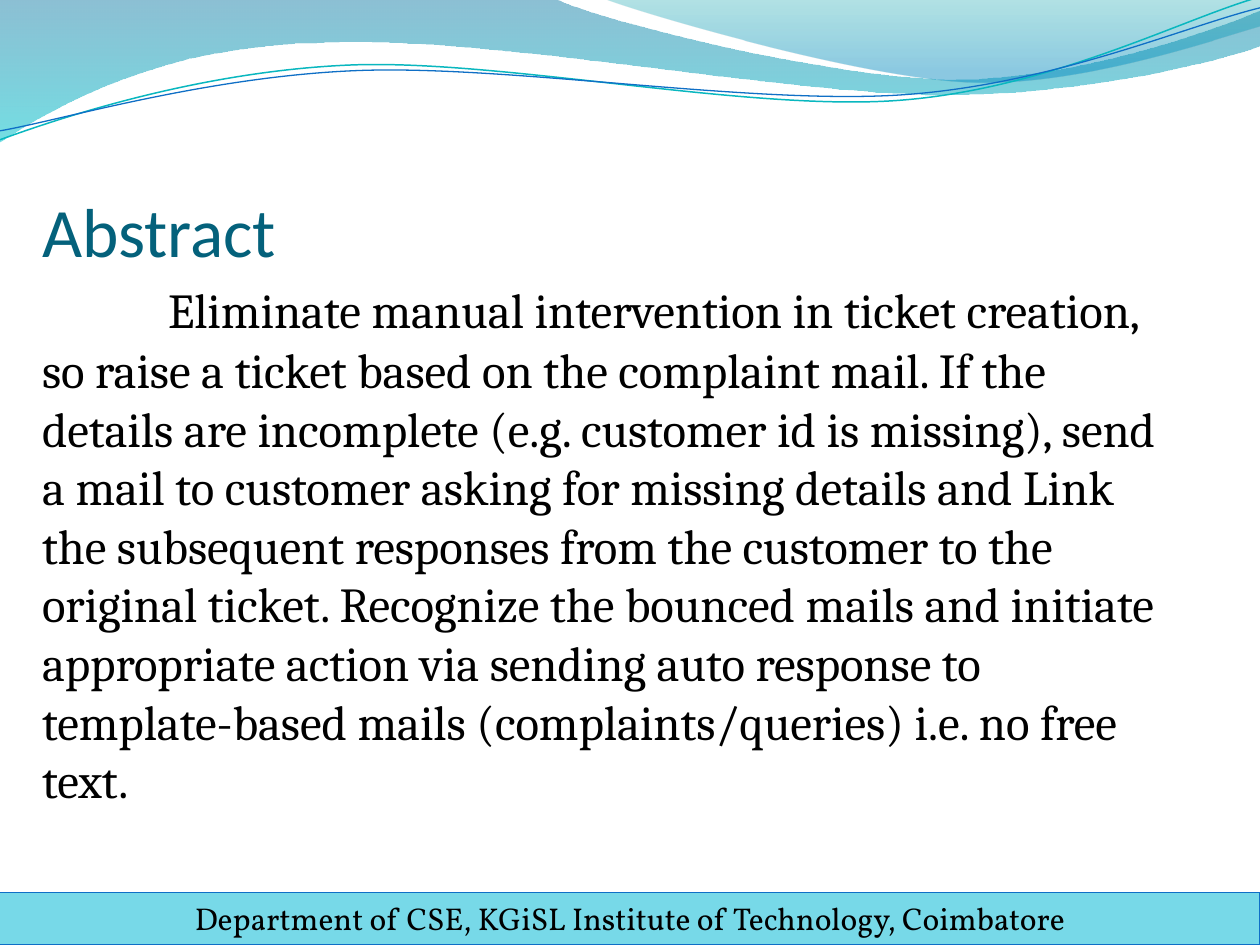
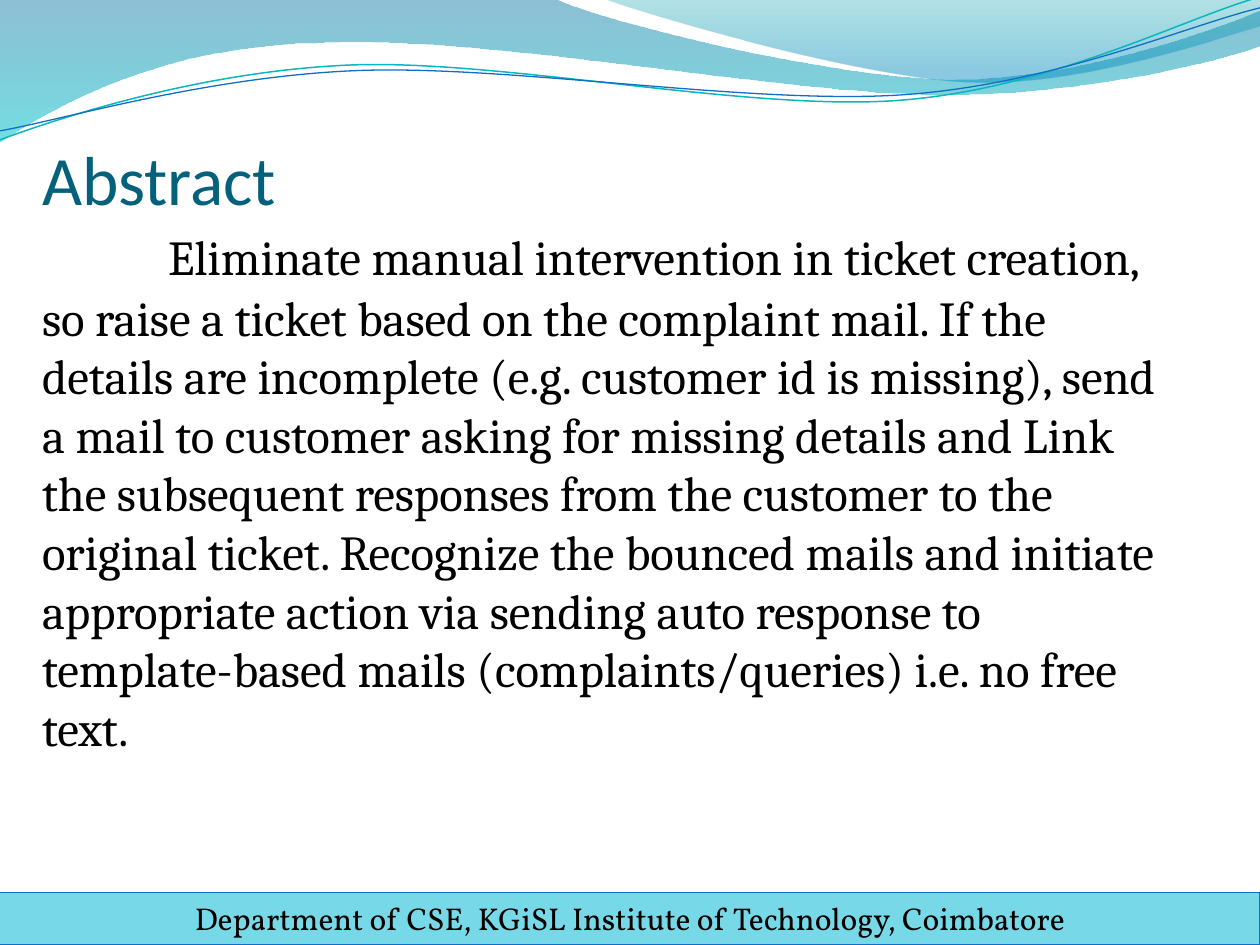
Before and after one commit to sanjay-rb/Ticket-Assignment-Automation, a slide deck: slide 2 of Ticket_Automation/WS/Docs/PPT/final_review_template.pptx. Drawn at 1260x945 pixels with LibreOffice and Linux fonts; fonts in the diff are those of the drawing; background and template pictures are left out. Boxes give left, top, right and bottom in pixels: in the first picture for what was removed or moved away, otherwise in the second. Text is boxed around its words. In the diff, an @@ line names an element or a change of style, - is before the commit and + after.

```diff
--- a/Ticket_Automation/WS/Docs/PPT/final_review_template.pptx
+++ b/Ticket_Automation/WS/Docs/PPT/final_review_template.pptx
@@ title "Abstract Eliminate manual intervention in ...": place and size @@
-title "Abstract Eliminate manual intervention in ..." at [42, 209, 1155, 799]
+title "Abstract Eliminate manual intervention in ..." at [42, 157, 1155, 747]
```
Also in this commit, not shown: 27 other slides changed, 6 other files.
